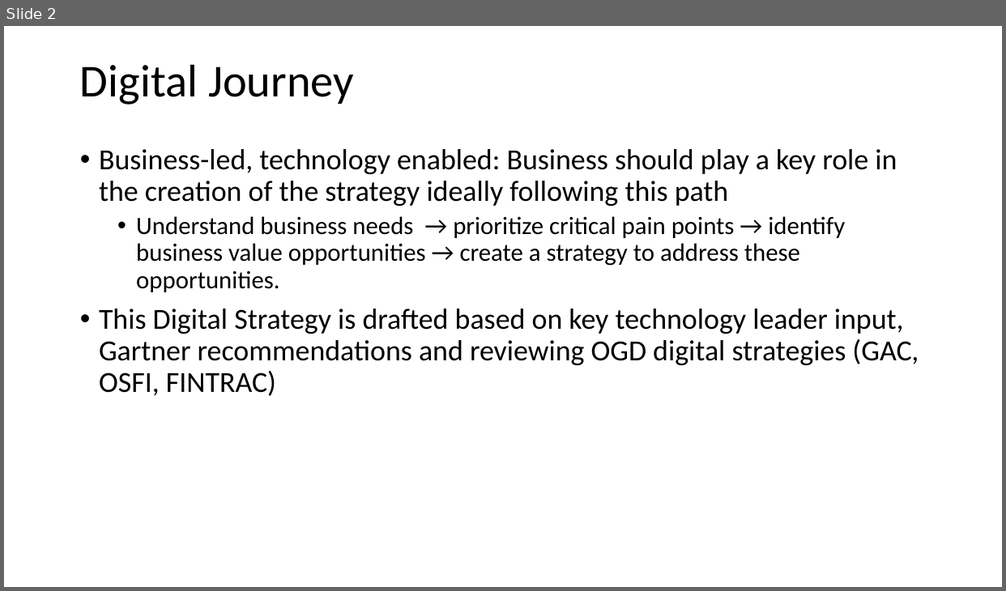
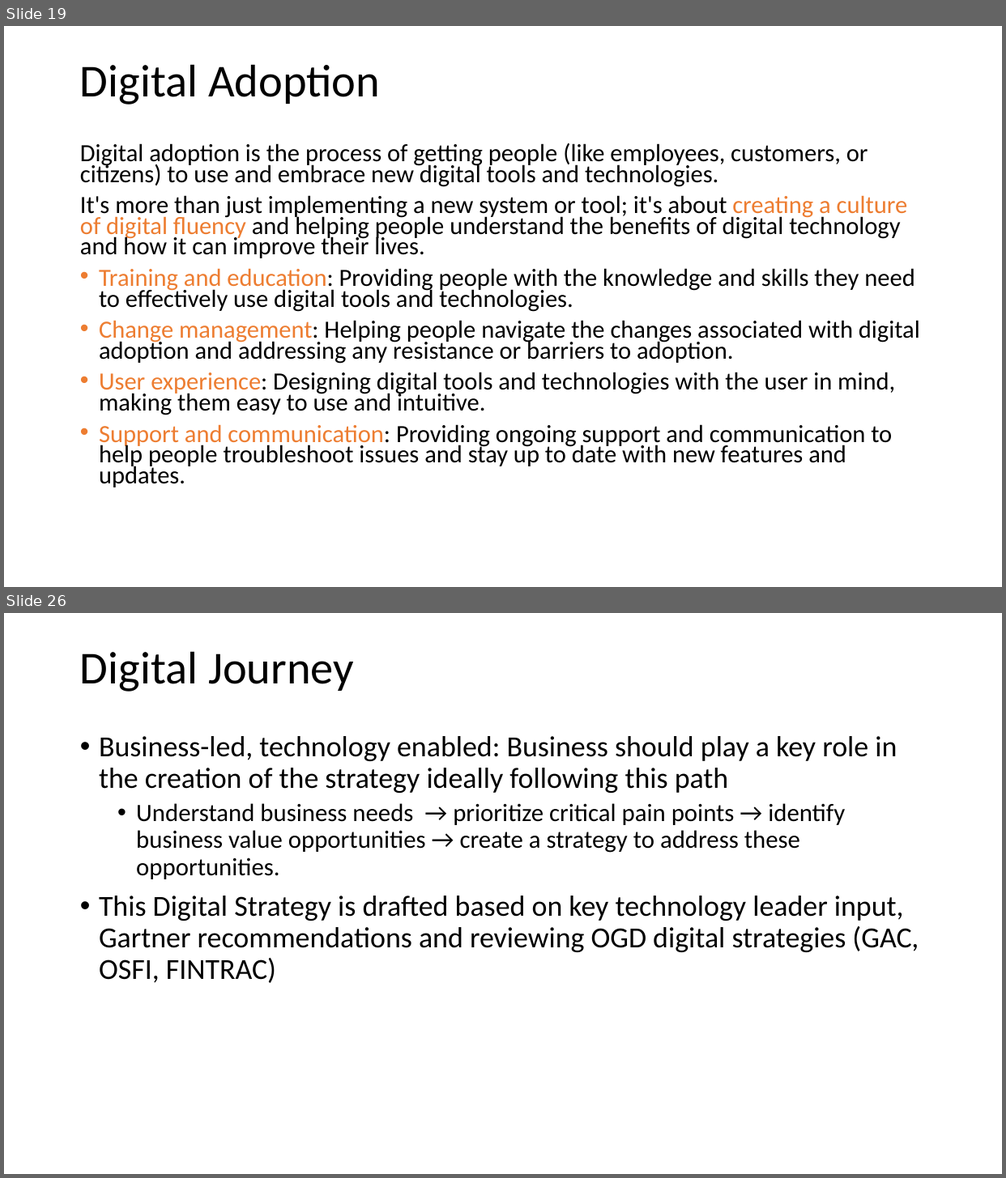
Before and after one commit to Gajol/IT-Notes, a slide deck: Enterprise Architecture/Digital Architecture/Digital Strategy.pptx. Shown one above the other, each under a label of ours: slide 2 before the commit, slides 19 and 26 after it; the slides between them are not shown. The pictures are 1006x591 and 1006x1178 pixels, drawn with LibreOffice and Linux fonts; fonts in the diff are those of the drawing. Boxes give left, top, right and bottom in pixels: in the first picture for what was removed or moved away, otherwise in the second. Text is boxed around its words. In the diff, an @@ line names an element or a change of style, - is before the commit and + after.

```diff
--- a/Enterprise Architecture/Digital Architecture/Digital Strategy.pptx
+++ b/Enterprise Architecture/Digital Architecture/Digital Strategy.pptx
@@ slide 19 added at (x1=4, y1=26, x2=1002, y2=587), background #FFFFFF @@
@@ title added at (x1=80, y1=64, x2=380, y2=105), 44 pt, text #000000 @@
+Digital Adoption
@@ text added at (x1=80, y1=143, x2=920, y2=488), 23.8 pt, text #000000 @@
+Digital adoption is the process of getting people (like employees, customers, or citizens) to use and embrace new digital tools and technologies.
+It's more than just implementing a new system or tool; it's about creating a culture of digital fluency and helping people understand the benefits of digital technology and how it can improve their lives.
+• Training and education: Providing people with the knowledge and skills they need to effectively use digital tools and technologies.
+• Change management: Helping people navigate the changes associated with digital adoption and addressing any resistance or barriers to adoption.
+• User experience: Designing digital tools and technologies with the user in mind, making them easy to use and intuitive.
+• Support and communication: Providing ongoing support and communication to help people troubleshoot issues and stay up to date with new features and updates.
@@ what was slide 2 is now slide 26 @@
```
Also in this commit, not shown: 23 other slides added, 42 other files.
